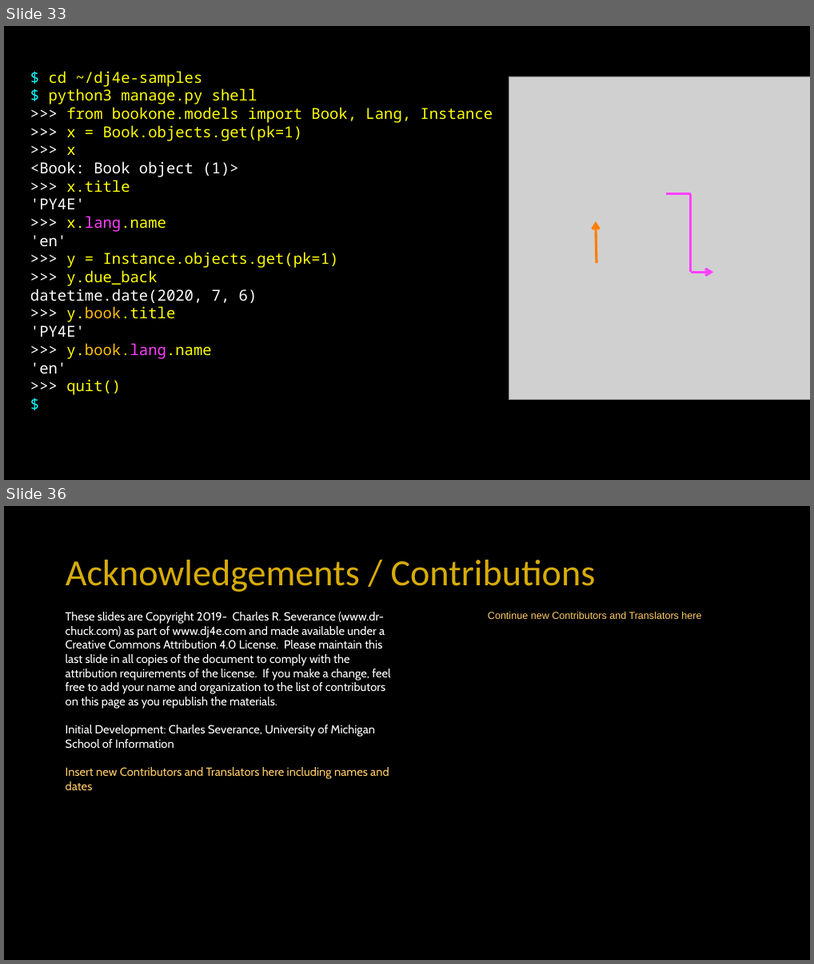
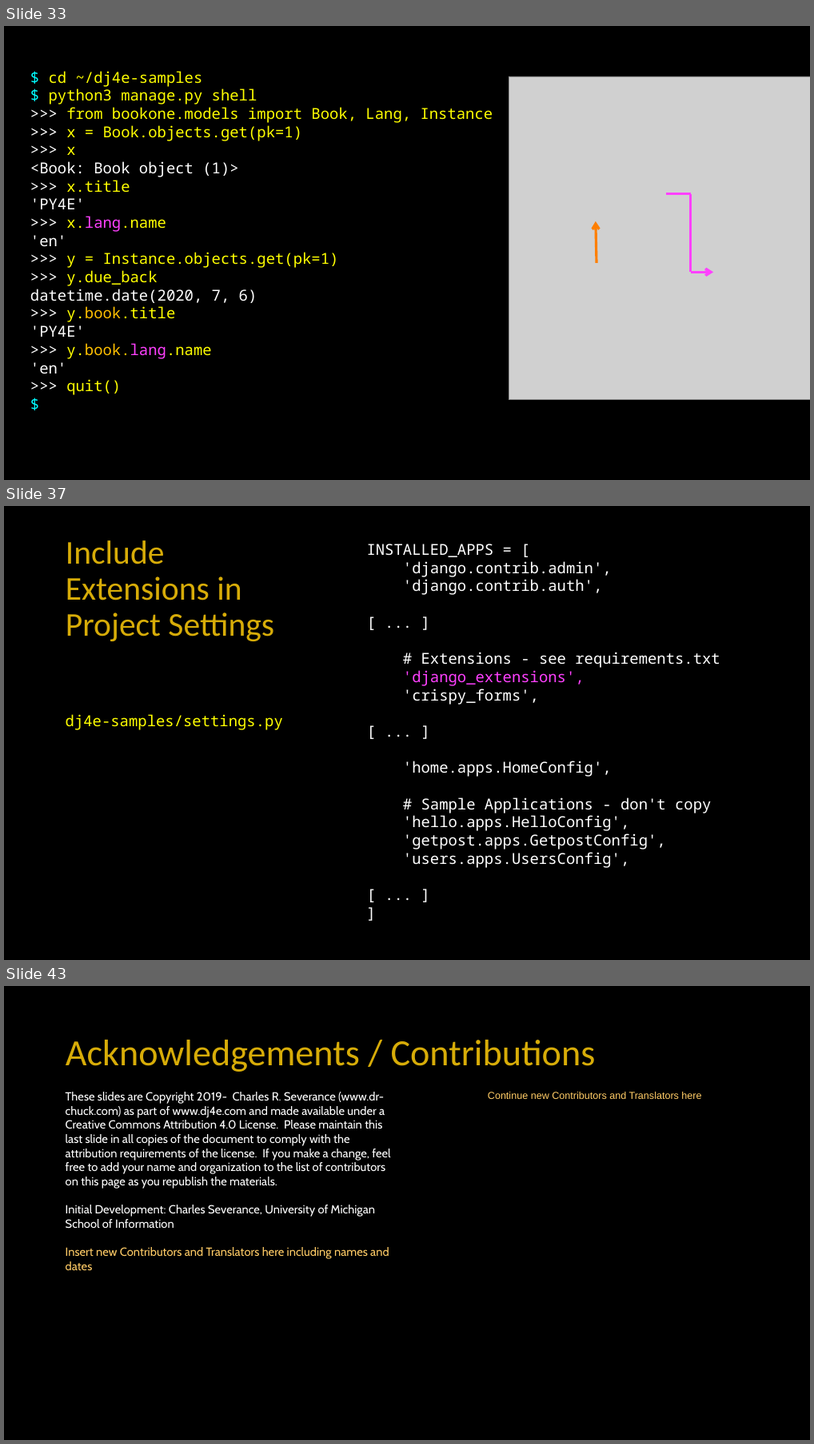
Before and after one commit to csev/dj4e, a slide deck: lectures/DJ-03-One-To-Many.pptx. Shown one above the other, each under a label of ours: slides 33 and 36 before the commit, slides 33, 37 and 43 after it; the slides between them are not shown. The pictures are 814x964 and 814x1444 pixels, drawn with LibreOffice and Linux fonts; fonts in the diff are those of the drawing; grey boxes stand for pictures. Boxes give left, top, right and bottom in pixels: in the first picture for what was removed or moved away, otherwise in the second. Text is boxed around its words. In the diff, an @@ line names an element or a change of style, - is before the commit and + after.

```diff
--- a/lectures/DJ-03-One-To-Many.pptx
+++ b/lectures/DJ-03-One-To-Many.pptx
@@ slide 37 added at box(4, 506, 810, 960), background #000000 @@
@@ title added at box(66, 540, 274, 641), 39.6 pt, text #D7AC08 @@
+Include Extensions in Project Settings
@@ text added at box(367, 544, 720, 868), 18 pt, text #FFFFFF @@
+INSTALLED_APPS = [
+'django.contrib.admin',
+'django.contrib.auth',
+[ ... ]
+# Extensions - see requirements.txt
+'django_extensions',
+'crispy_forms',
+[ ... ]
+'home.apps.HomeConfig',
+# Sample Applications - don't copy
+'hello.apps.HelloConfig',
+'getpost.apps.GetpostConfig',
+'users.apps.UsersConfig',
+[ ... ]
+]
@@ text added at box(66, 714, 283, 730), 18 pt, text #FFFF00 @@
+dj4e-samples/settings.py
@@ what was slide 36 is now slide 43 @@
```
Also in this commit, not shown: 8 other slides added, 2 slides removed, 1 other file.
